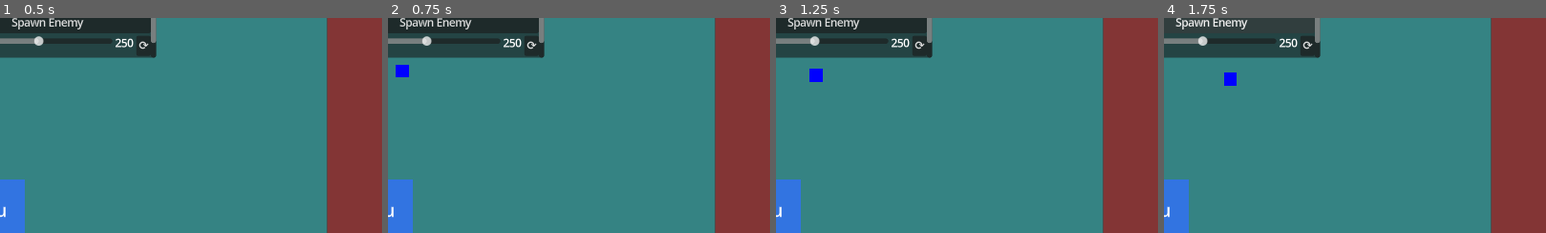
Above: before the commit, frames 1-4 (left to right).
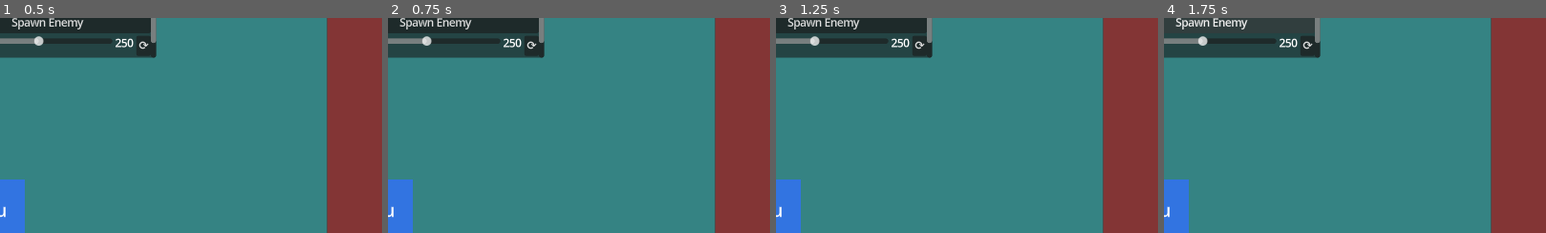
Above: after the commit, the same moments.

Repository: hpi-swa-lab/godot-pronto
Game: Godot game, scene res://prototypes/i4w1-jf-tower-defense/tower-defense.tscn
Two runs of this game, one before a commit and one after it. Both use one fixed random seed, a clock stepped at 60 frames per second and the inputs below. The project has no main scene, so this scene is started directly.
Inputs:
- Up to frame 1 (0.5 s): no input
- Up to frame 2 (0.75 s): click "Spawn Troop" at 0.5 s
- Up to frame 3 (1.25 s): no input
- Up to frame 4 (1.75 s): click "Spawn Enemy" at 1.25 s
The pictures show only the part of the screen within x 7-57%, y 7-57%; the shares and areas given below are measured in that part.

Frame 1 is identical in both runs. In frame 2, 0.2% of the frame differs, in the area x 2-6%, y 21-28%; in frame 3, 0.2%, in the area x 8-13%, y 23-30%; in frame 4, 0.2%.

Commit message:
buying troops now consumes money

Diff:
--- a/prototypes/i4w1-jf-tower-defense/tower-defense.tscn
+++ b/prototypes/i4w1-jf-tower-defense/tower-defense.tscn
@@ -218,7 +218,10 @@
 extends U
 @warning_ignore(\"unused_parameter\")
 func run():
-	return null
+	if (at(\"player_money\") < 50):
+		return false
+	dec(\"player_money\", 50)
+	return true
 "
 
 [sub_resource type="Resource" id="Resource_5yemp"]
@@ -232,7 +235,7 @@
 extends U
 @warning_ignore(\"unused_parameter\")
 func run(result, from, to):
-	return true
+	return result
 "
 
 [sub_resource type="Resource" id="Resource_i8j3n"]
@@ -541,7 +544,7 @@
 script = ExtResource("6_rt3b5")
 
 [node name="Spawn Troop" type="Node2D" parent="PanelContainer/PrototypingUI"]
-position = Vector2(-3, 43)
+position = Vector2(10, 109)
 script = ExtResource("3_1dipl")
 evaluate = SubResource("Resource_5yemp")
 metadata/pronto_connections = [SubResource("Resource_tnr71")]
